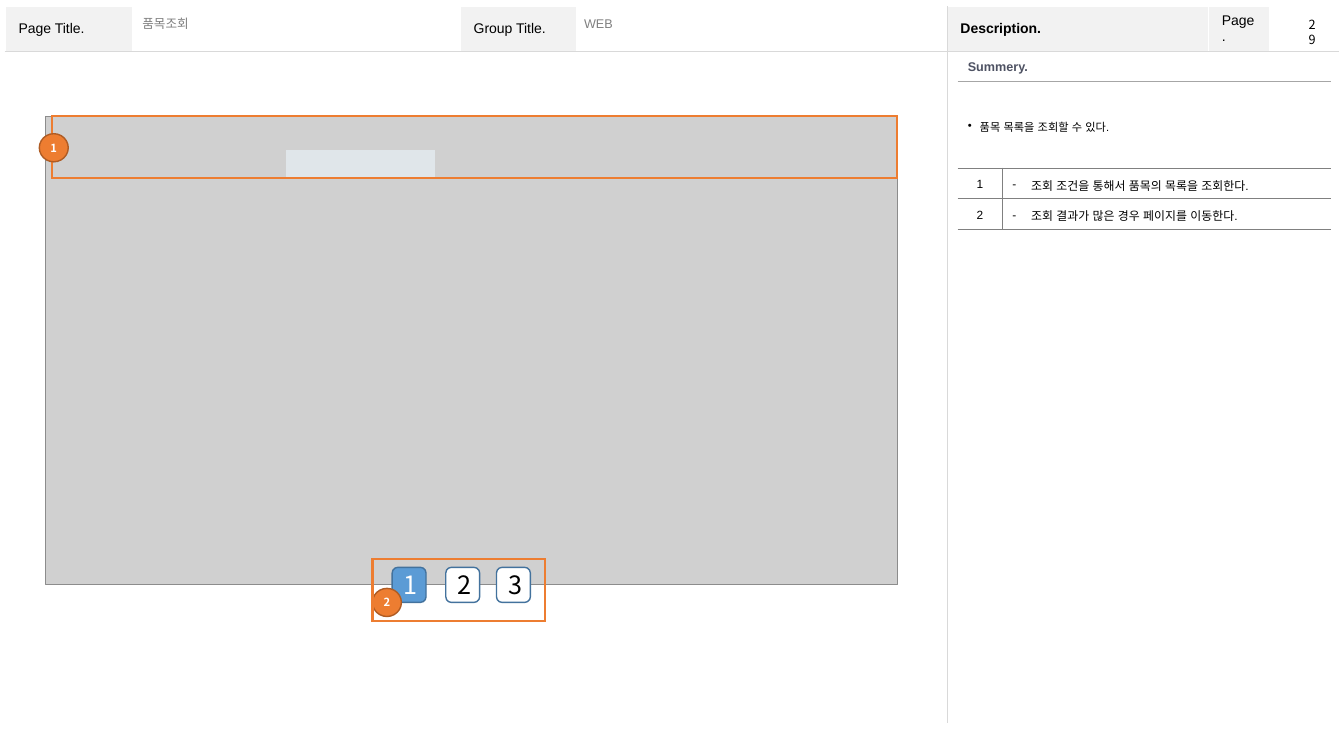
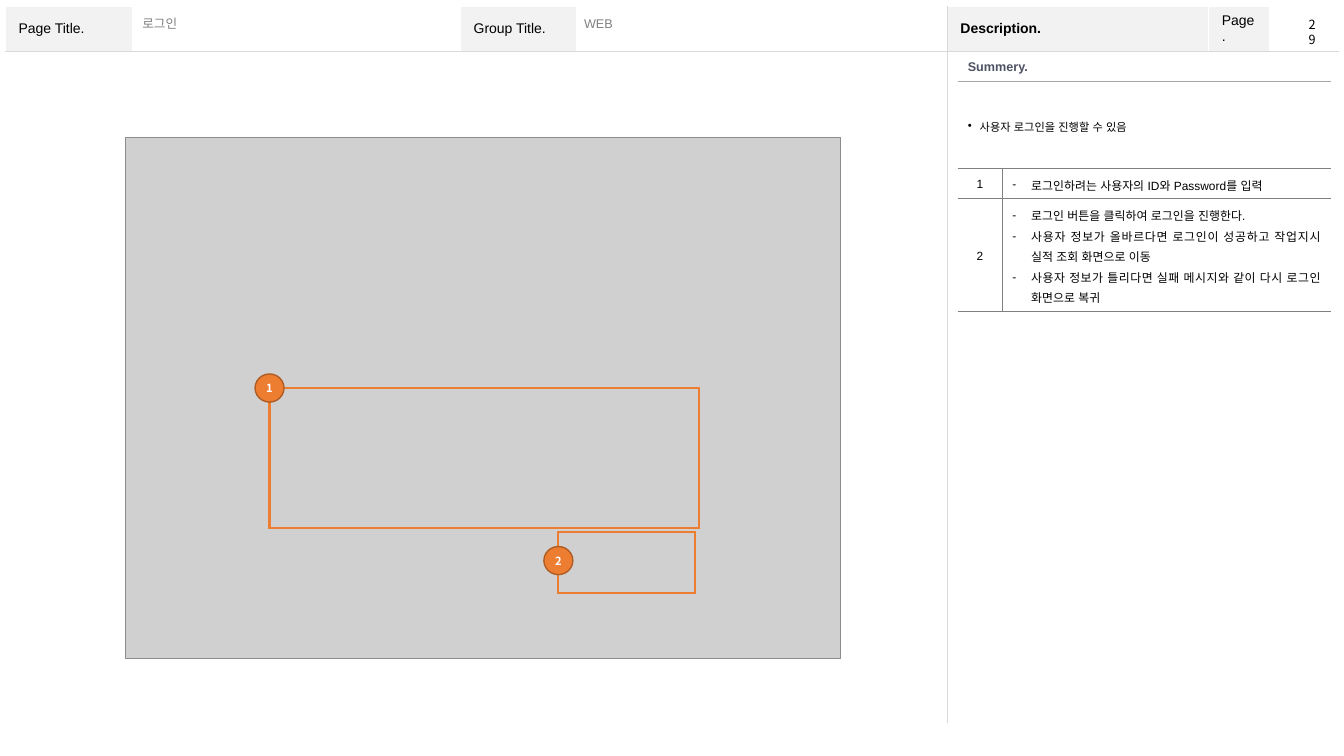
Before and after one commit to YJY1512/GoodeeTeamProject2, a slide deck: slide 29 of Team2 화면설계서.pptx. Drawn at 1344x756 pixels with LibreOffice and Linux fonts; fonts in the diff are those of the drawing; grey boxes stand for pictures. Boxes give left, top, right and bottom in pixels: in the first picture for what was removed or moved away, otherwise in the second. Text is boxed around its words. In the diff, an @@ line names an element or a change of style, - is before the commit and + after.

```diff
--- a/Team2 화면설계서.pptx
+++ b/Team2 화면설계서.pptx
@@ text at [142,18,177,29]: text changed @@
-품목조회
+로그인
@@ table at [958,52,1331,307] @@
-row 2, column 1: 품목 목록을 조회할 수 있다.
+row 2, column 1: 사용자 로그인을 진행할 수 있음
-row 3, column 2: 조회 조건을 통해서 품목의 목록을 조회한다.
+row 3, column 2: 로그인하려는 사용자의 ID와 Password를 입력
-row 4, column 2: 조회 결과가 많은 경우 페이지를 이동한다.
+row 4, column 2: 로그인 버튼을 클릭하여 로그인을 진행한다. / 사용자 정보가 올바르다면 로그인이 성공하고 작업지시 실적 조회 화면으로 이동 / 사용자 정보가 틀리다면 실패 메시지와 같이 다시 로그인 화면으로 복귀
@@ picture: place and size @@
-picture at [45,116,897,585]
+picture at [126,137,841,658]
@@ rectangle removed at [286,151,435,178] @@
@@ ellipse "1": place and size @@
-ellipse "1" at [39,134,69,162]
+ellipse "1" at [255,374,284,402]
@@ rectangle: place and size @@
-rectangle at [52,116,897,177]
+rectangle at [269,388,699,528]
@@ rectangle: place and size @@
-rectangle at [373,560,545,621]
+rectangle at [559,531,696,593]
@@ rounded rectangle removed at [392,568,426,603] @@
-1
@@ rounded rectangle removed at [446,568,480,603] @@
-2
@@ rounded rectangle removed at [497,568,531,603] @@
-3
@@ ellipse "2": place and size @@
-ellipse "2" at [373,589,402,617]
+ellipse "2" at [544,546,574,575]
```
Also in this commit, not shown: 20 other slides changed, 1 slide added, 1 slide removed, 1 other file.
